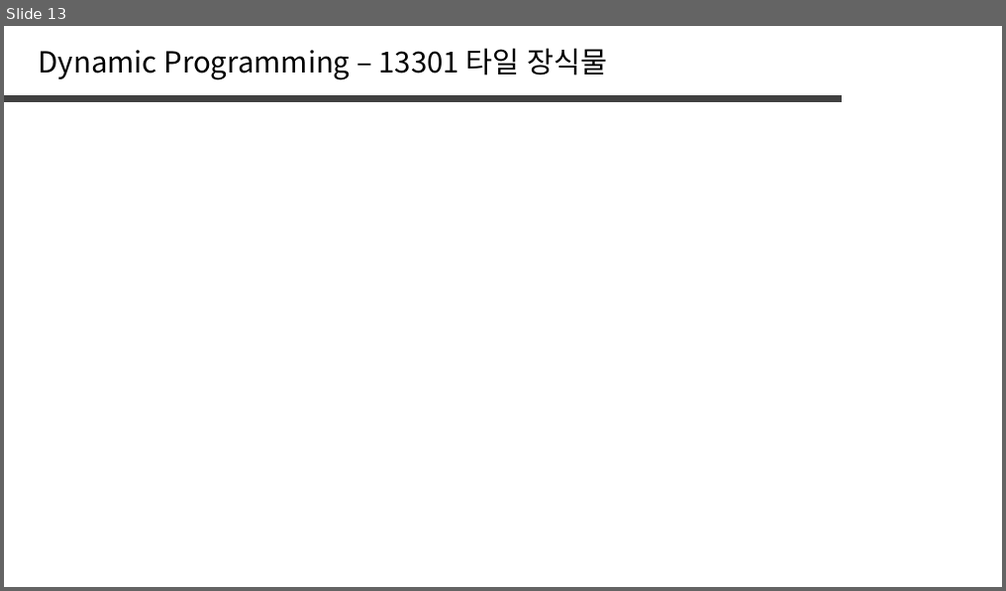
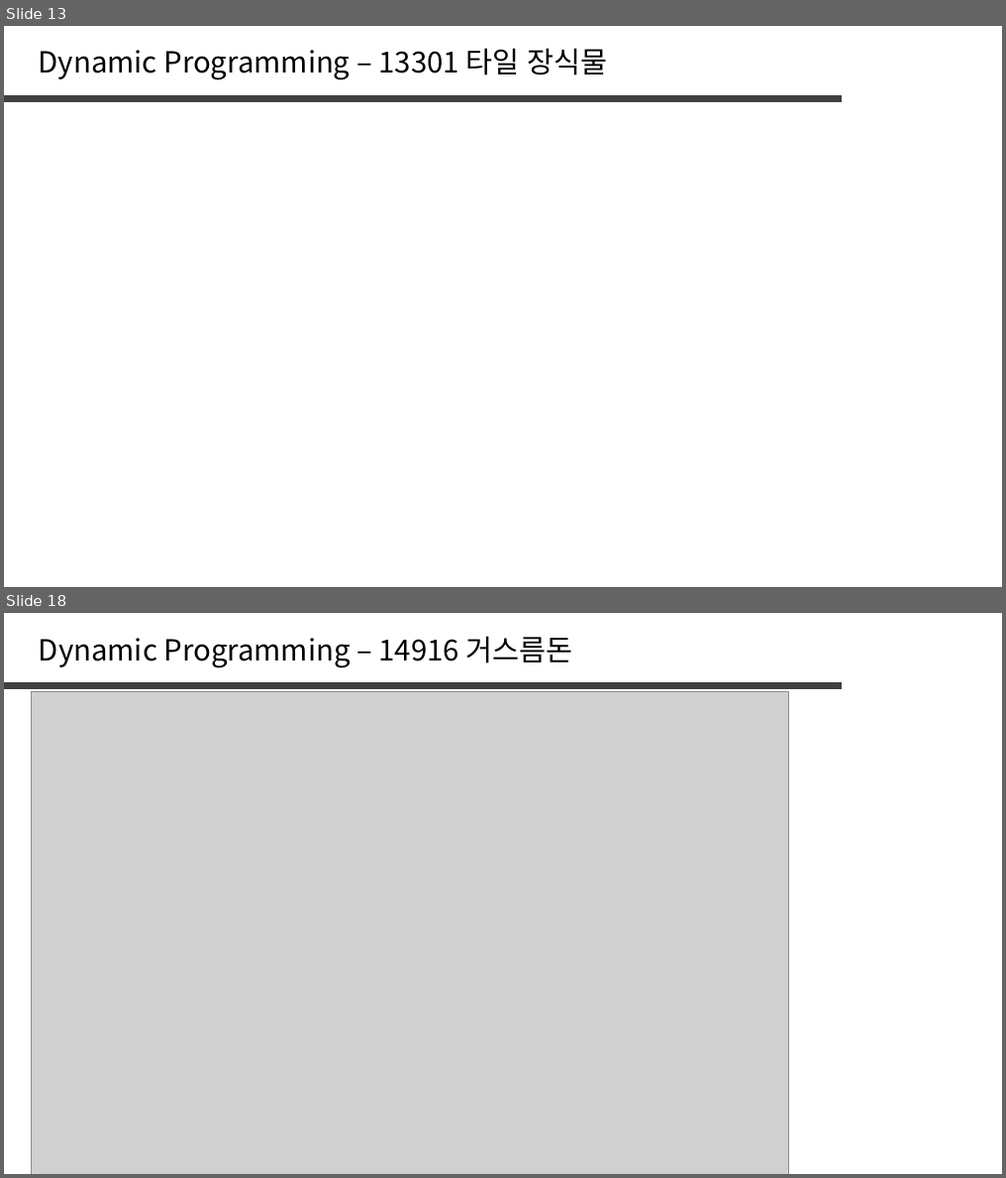
Before and after one commit to jaehoo1/PS-study, a slide deck: study/5_Dynamic Programming.pptx. Shown one above the other, each under a label of ours: slide 13 before the commit, slides 13 and 18 after it; the slides between them are not shown. The pictures are 1006x591 and 1006x1178 pixels, drawn with LibreOffice and Linux fonts; fonts in the diff are those of the drawing; grey boxes stand for pictures. Boxes give left, top, right and bottom in pixels: in the first picture for what was removed or moved away, otherwise in the second. Text is boxed around its words. In the diff, an @@ line names an element or a change of style, - is before the commit and + after.

```diff
--- a/study/5_Dynamic Programming.pptx
+++ b/study/5_Dynamic Programming.pptx
@@ slide 18 added at box(4, 613, 1002, 1174), background #FFFFFF @@
@@ text added at box(39, 636, 573, 668), 28 pt, text #000000 @@
+Dynamic Programming – 14916 거스름돈
@@ line added from (4, 685) to (843, 685), #404040 6 pt @@
@@ picture added at box(31, 691, 788, 1174) @@
```
Also in this commit, not shown: 1 slide changed, 7 other slides added, 19 slides removed.
